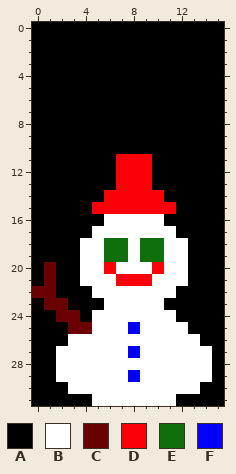
Pixel-art sprite -- assets/image1/data5/snowman.png. This is how it looked before the edit.
The file is 16x32 pixels.
Palette (. is transparent): A #000000  B #ffffff  C #6a0001  D #fb0007  E #0f6f0d  F #0000ff
Pixels before, first column x 0:
 0 AAAAAAAAAAAAAAAA
 1 AAAAAAAAAAAAAAAA
 2 AAAAAAAAAAAAAAAA
 3 AAAAAAAAAAAAAAAA
 4 AAAAAAAAAAAAAAAA
 5 AAAAAAAAAAAAAAAA
 6 AAAAAAAAAAAAAAAA
 7 AAAAAAAAAAAAAAAA
 8 AAAAAAAAAAAAAAAA
 9 AAAAAAAAAAAAAAAA
10 AAAAAAAAAAAAAAAA
11 AAAAAAADDDAAAAAA
12 AAAAAAADDDAAAAAA
13 AAAAAAADDDAAAAAA
14 AAAAAADDDDDAAAAA
15 AAAAADDDDDDDAAAA
16 AAAAAABBBBBAAAAA
17 AAAAABBBBBBBAAAA
18 AAAABBEEBEEBBAAA
19 AAAABBEEBEEBBAAA
20 ACAABBDBBBDBBAAA
21 ACAABBBDDDBBBAAA
22 CCAAABBBBBBBAAAA
23 ACCAAABBBBBAAAAA
24 AACCABBBBBBBAAAA
25 AAACCBBBFBBBBAAA
26 AAABBBBBBBBBBBAA
27 AABBBBBBFBBBBBBA
28 AABBBBBBBBBBBBBA
29 AABBBBBBFBBBBBBA
30 AAABBBBBBBBBBBAA
31 AAAAABBBBBBBAAAA
After the commit:
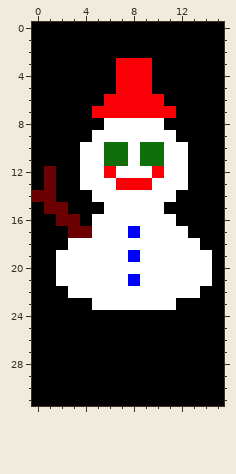
The edit:
{"y":3,"x":7,"old":"AAA","new":"DDD"}
{"y":4,"x":7,"old":"AAA","new":"DDD"}
{"y":5,"x":7,"old":"AAA","new":"DDD"}
{"y":6,"x":6,"old":"AAAAA","new":"DDDDD"}
{"y":7,"x":5,"old":"AAAAAAA","new":"DDDDDDD"}
{"y":8,"x":6,"old":"AAAAA","new":"BBBBB"}
{"y":9,"x":5,"old":"AAAAAAA","new":"BBBBBBB"}
{"y":10,"x":4,"old":"AAAAAAAAA","new":"BBEEBEEBB"}
{"y":11,"x":4,"old":"AAADDDAAA","new":"BBEEBEEBB"}
{"y":12,"x":1,"old":"A","new":"C"}
{"y":12,"x":4,"old":"AAADDDAAA","new":"BBDBBBDBB"}
{"y":13,"x":1,"old":"A","new":"C"}
{"y":13,"x":4,"old":"AAA","new":"BBB"}
{"y":13,"x":10,"old":"AAA","new":"BBB"}
{"y":14,"x":0,"old":"AA","new":"CC"}
{"y":14,"x":5,"old":"ADDDDDA","new":"BBBBBBB"}
{"y":15,"x":1,"old":"AA","new":"CC"}
{"y":15,"x":5,"old":"DDDDDDD","new":"ABBBBBA"}
{"y":16,"x":2,"old":"AA","new":"CC"}
{"y":16,"x":5,"old":"A","new":"B"}
{"y":16,"x":11,"old":"A","new":"B"}
{"y":17,"x":3,"old":"AA","new":"CC"}
{"y":17,"x":8,"old":"B","new":"F"}
{"y":17,"x":12,"old":"A","new":"B"}
{"y":18,"x":3,"old":"A","new":"B"}
{"y":18,"x":6,"old":"EE","new":"BB"}
{"y":18,"x":9,"old":"EE","new":"BB"}
{"y":18,"x":13,"old":"A","new":"B"}
{"y":19,"x":2,"old":"AA","new":"BB"}
{"y":19,"x":6,"old":"EEBEE","new":"BBFBB"}
{"y":19,"x":13,"old":"AA","new":"BB"}
{"y":20,"x":1,"old":"CAA","new":"ABB"}
{"y":20,"x":6,"old":"D","new":"B"}
{"y":20,"x":10,"old":"D","new":"B"}
{"y":20,"x":13,"old":"AA","new":"BB"}
{"y":21,"x":1,"old":"CAA","new":"ABB"}
{"y":21,"x":7,"old":"DDD","new":"BFB"}
{"y":21,"x":13,"old":"AA","new":"BB"}
{"y":22,"x":0,"old":"CC","new":"AA"}
{"y":22,"x":3,"old":"AA","new":"BB"}
{"y":22,"x":12,"old":"AA","new":"BB"}
{"y":23,"x":1,"old":"CC","new":"AA"}
{"y":23,"x":5,"old":"A","new":"B"}
{"y":23,"x":11,"old":"A","new":"B"}
{"y":24,"x":2,"old":"CC","new":"AA"}
{"y":24,"x":5,"old":"BBBBBBB","new":"AAAAAAA"}
{"y":25,"x":3,"old":"CCBBBFBBBB","new":"AAAAAAAAAA"}
{"y":26,"x":3,"old":"BBBBBBBBBBB","new":"AAAAAAAAAAA"}
{"y":27,"x":2,"old":"BBBBBBFBBBBBB","new":"AAAAAAAAAAAAA"}
{"y":28,"x":2,"old":"BBBBBBBBBBBBB","new":"AAAAAAAAAAAAA"}
{"y":29,"x":2,"old":"BBBBBBFBBBBBB","new":"AAAAAAAAAAAAA"}
{"y":30,"x":3,"old":"BBBBBBBBBBB","new":"AAAAAAAAAAA"}
{"y":31,"x":5,"old":"BBBBBBB","new":"AAAAAAA"}
{"label":"changed","picture_box":[32,58,212,406]}
